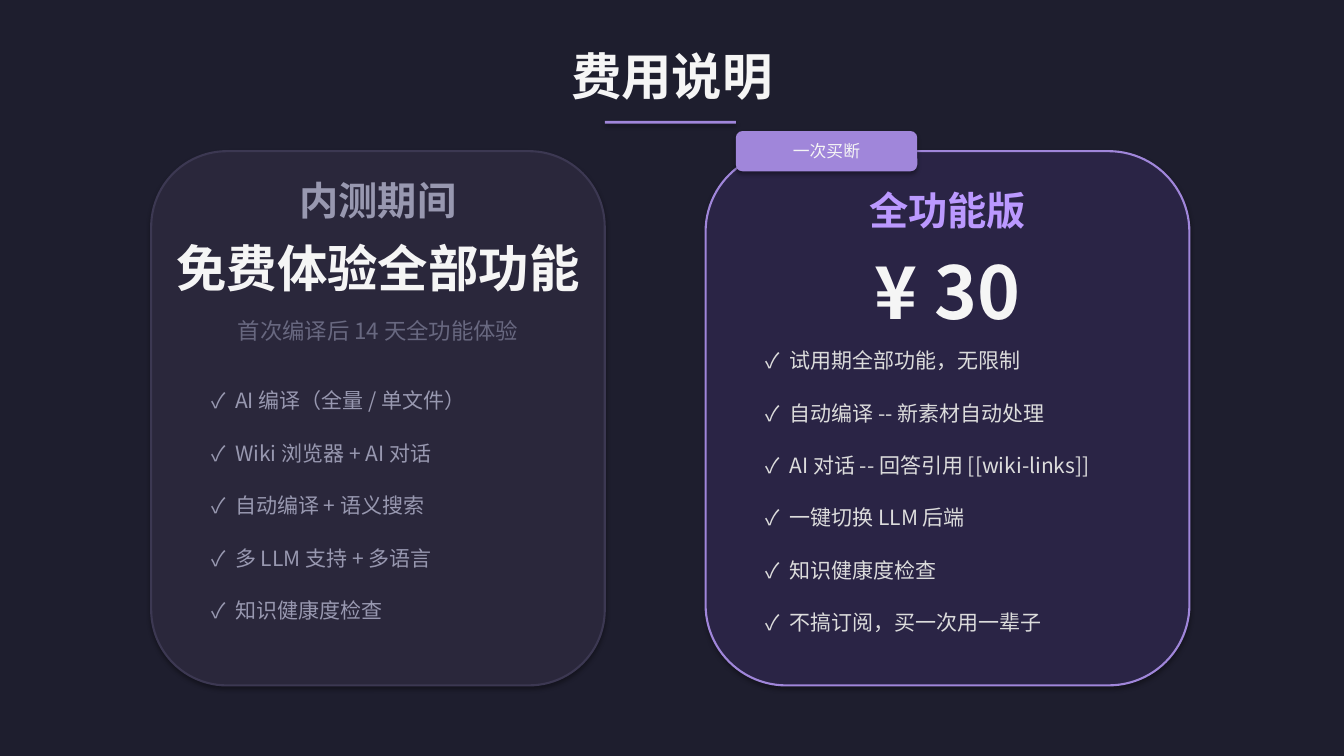
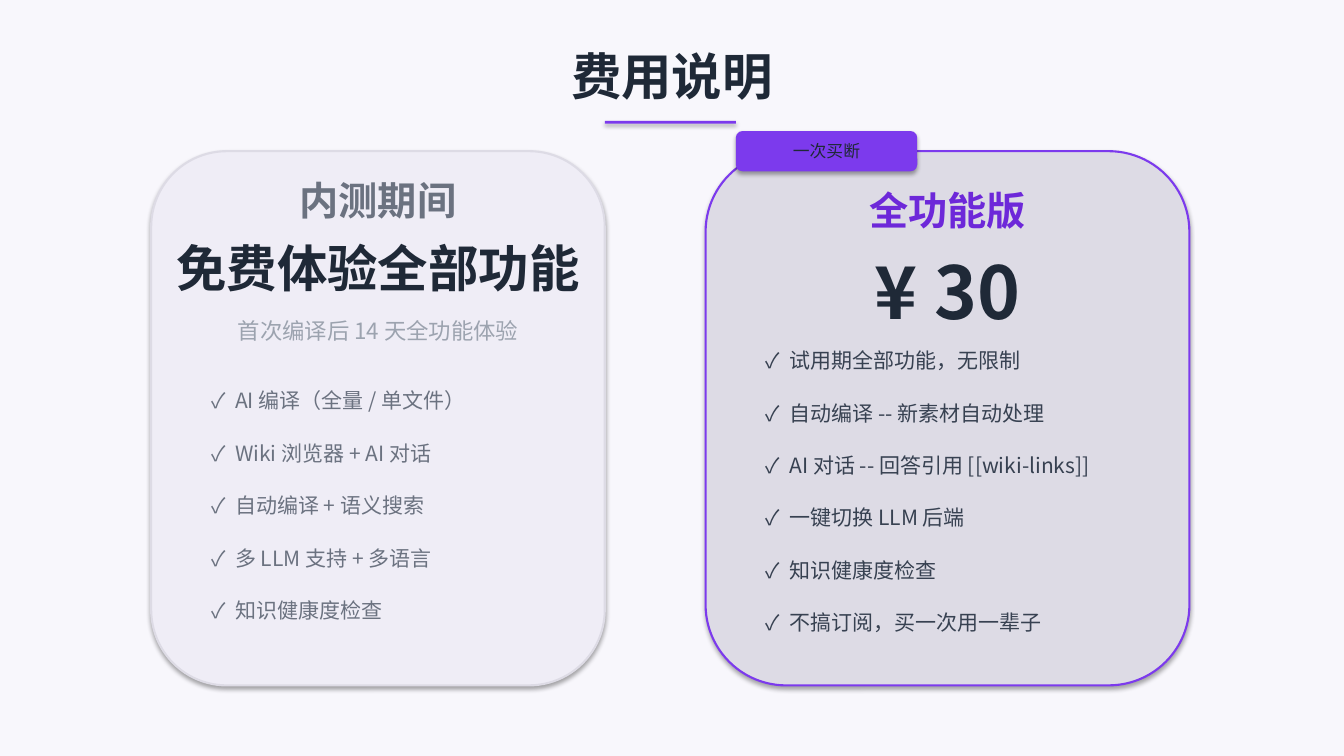
Before and after one commit to graceruowenwang/obsidian-second-brain, a slide deck: slide 15 of site/SecondBrain-Bilibili.pptx (slide 13 before the commit). Drawn at 1344x756 pixels with LibreOffice and Linux fonts; fonts in the diff are those of the drawing. Boxes give left, top, right and bottom in pixels: in the first picture for what was removed or moved away, otherwise in the second. Text is boxed around its words. In the diff, an @@ line names an element or a change of style, - is before the commit and + after.

Commit message:
feat: PPT 改为浅色主题，新增健康检查和生态插件页，重写分镜脚本
PPT 主题从暗色 Obsidian 风格切换为浅色背景+紫色点缀，新增知识健康度检查
和配套插件推荐两个幻灯片。分镜脚本全面重写为更自然口语化的旁白风格。

```diff
--- a/site/SecondBrain-Bilibili.pptx
+++ b/site/SecondBrain-Bilibili.pptx
@@ background #1E1E2E to #F8F7FC @@
@@ rectangle at (605, 121, 736, 124): fill #A086DA to #7C3AED @@
@@ rounded rectangle "一次买断" at (736, 131, 918, 171): text colour #F5F5F5 to #1F2937; fill #A086DA to #7C3AED @@
@@ rounded rectangle at (151, 151, 605, 686): fill #2A273B to #EFEDF6; outline #3C3852 1.5 pt to #DDDBE5 1.5 pt @@
@@ rounded rectangle at (706, 151, 1190, 686): fill #2A2445 to #DDDBE5; outline #A086DA 1.5 pt to #7C3AED 1.5 pt @@
@@ text "全功能版" at (869, 191, 1026, 229): text colour #BB99FF to #6D28D9 @@
@@ text colour #F5F5F5 to #1F2937 in 3 elements at (571, 52, 773, 100), (176, 244, 579, 292), (934, 264, 1020, 320) @@
@@ text "首次编译后 14 天全功能体验" at (238, 320, 518, 341): text colour #686880 to #9CA3AF @@
@@ text colour #9898B0 to #6B7280 in 6 elements at (300, 181, 457, 219), (235, 390, 465, 410), (235, 443, 431, 463), (235, 495, 424, 515), (235, 548, 432, 568), (235, 600, 382, 620) @@
@@ text colour #DCDCDC to #374151 in 6 elements at (790, 350, 1021, 370), (790, 403, 1045, 423), (790, 455, 1090, 477), (790, 507, 965, 527), (790, 560, 937, 580), (790, 612, 1042, 632) @@
```
Also in this commit, not shown: 15 other slides changed, 2 slides added, 3 other files.
